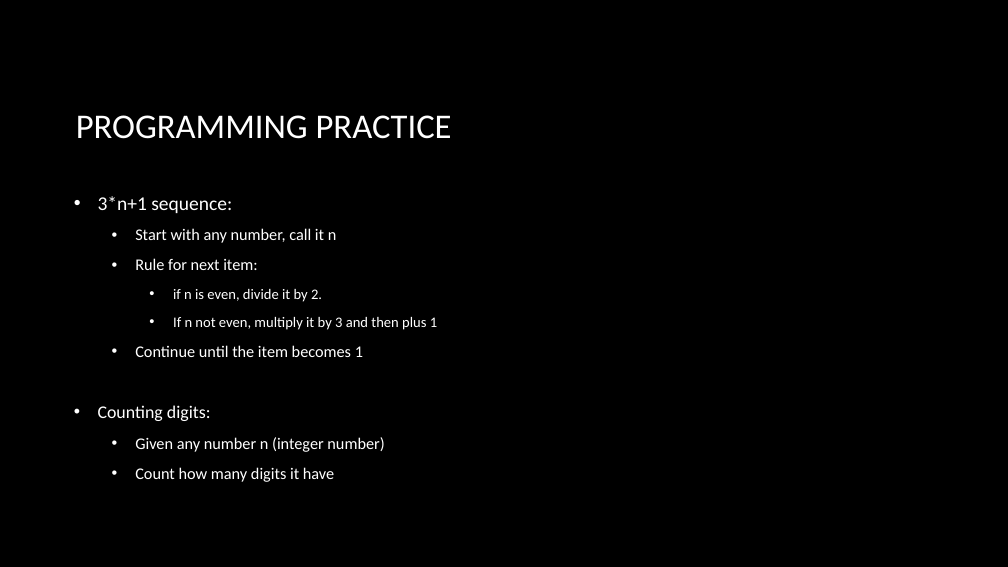
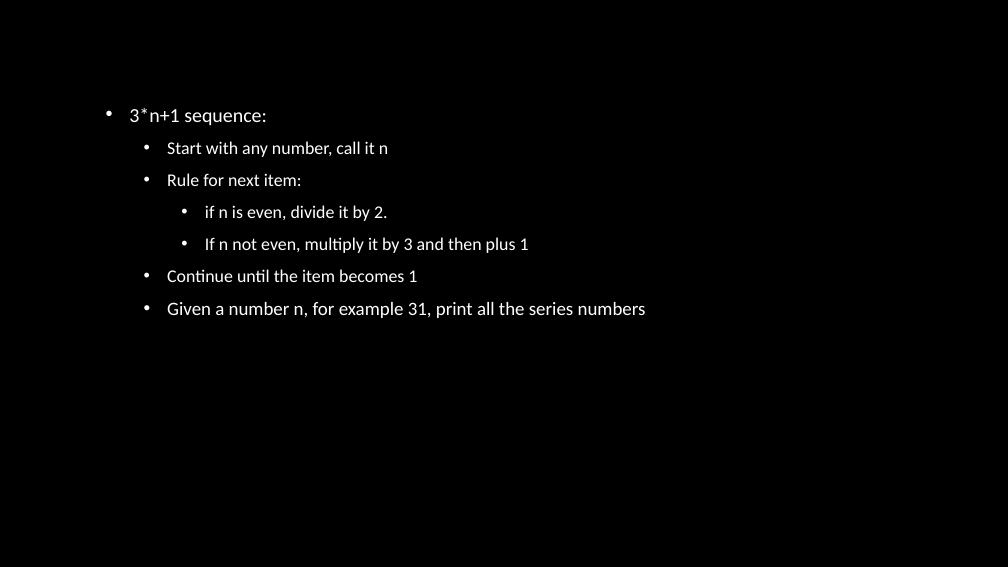
Before and after one commit to bon-netizen/Python-Class-Beginner, a slide deck: slide 12 of Py B - unit 1p.pptx (slide 4 before the commit). Drawn at 1008x567 pixels with LibreOffice and Linux fonts; fonts in the diff are those of the drawing; background and template pictures are left out. Boxes give left, top, right and bottom in pixels: in the first picture for what was removed or moved away, otherwise in the second. Text is boxed around its words. In the diff, an @@ line names an element or a change of style, - is before the commit and + after.

```diff
--- a/Py B - unit 1p.pptx
+++ b/Py B - unit 1p.pptx
@@ title removed at [76, 115, 452, 139] @@
-PROGRAMMING PRACTICE
@@ text "3*n+1 sequence:": place and size @@
-text "3*n+1 sequence:" at [98, 196, 437, 482]
+text "3*n+1 sequence:" at [129, 108, 646, 318]
@@ text at [129, 108, 529, 282]: size 18.6 to 19 pt in "3*n+1 sequence:"; size 15.5 to 17 pt in "Start with any number, call it n", "Rule for next item:", "Continue until the item becomes 1"; size 13.9 to 17 pt in "if n is even, divide it by ...", "If n not even, multiply it by ..." @@
@@ text at [167, 302, 646, 318]: text changed; size 15.5 to 18 pt @@
-• Counting digits:
-  • Given any number n (integer number)
-  • Count how many digits it have
+  • Given a number n, for example 31, print all the series numbers
```
Also in this commit, not shown: 2 other slides changed, 9 slides added, 1 slide removed, 14 other files.
